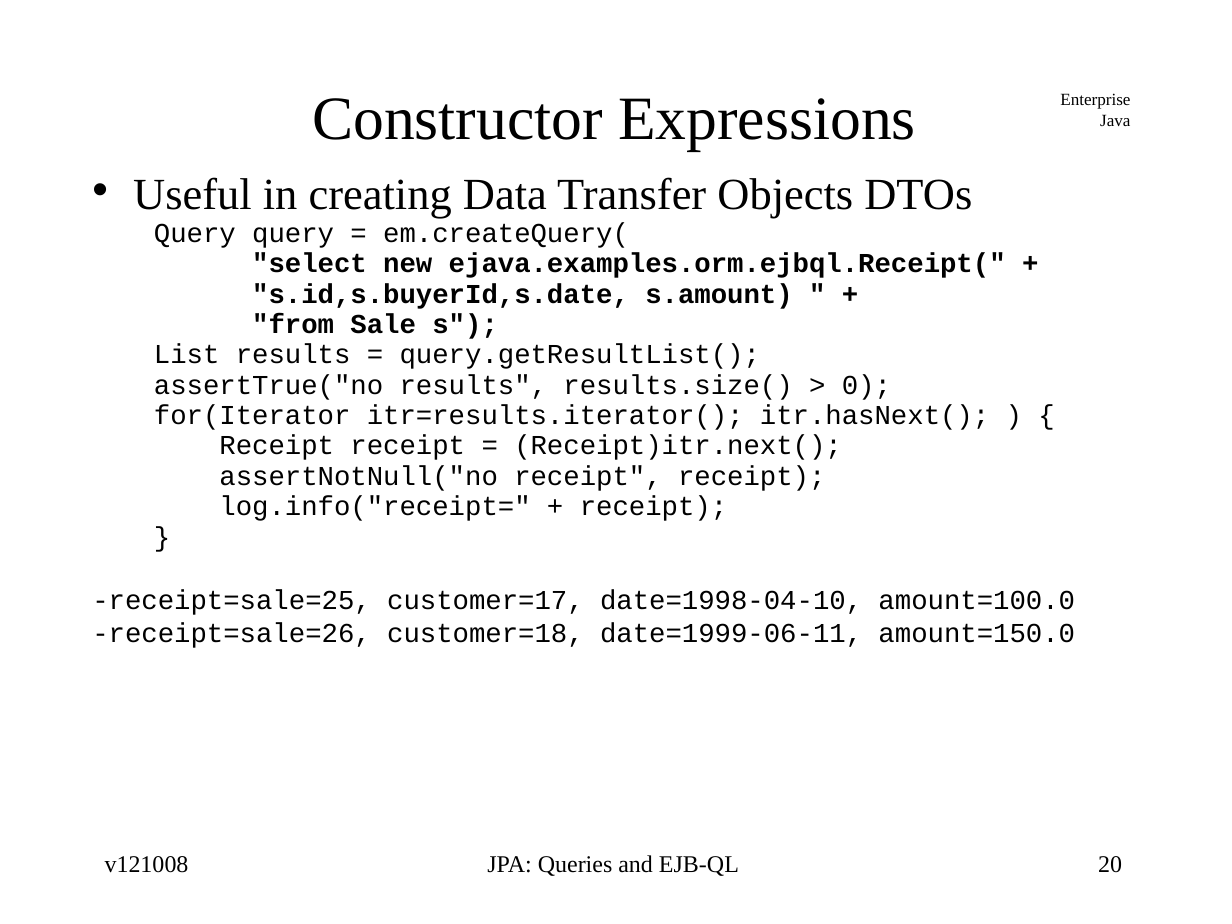
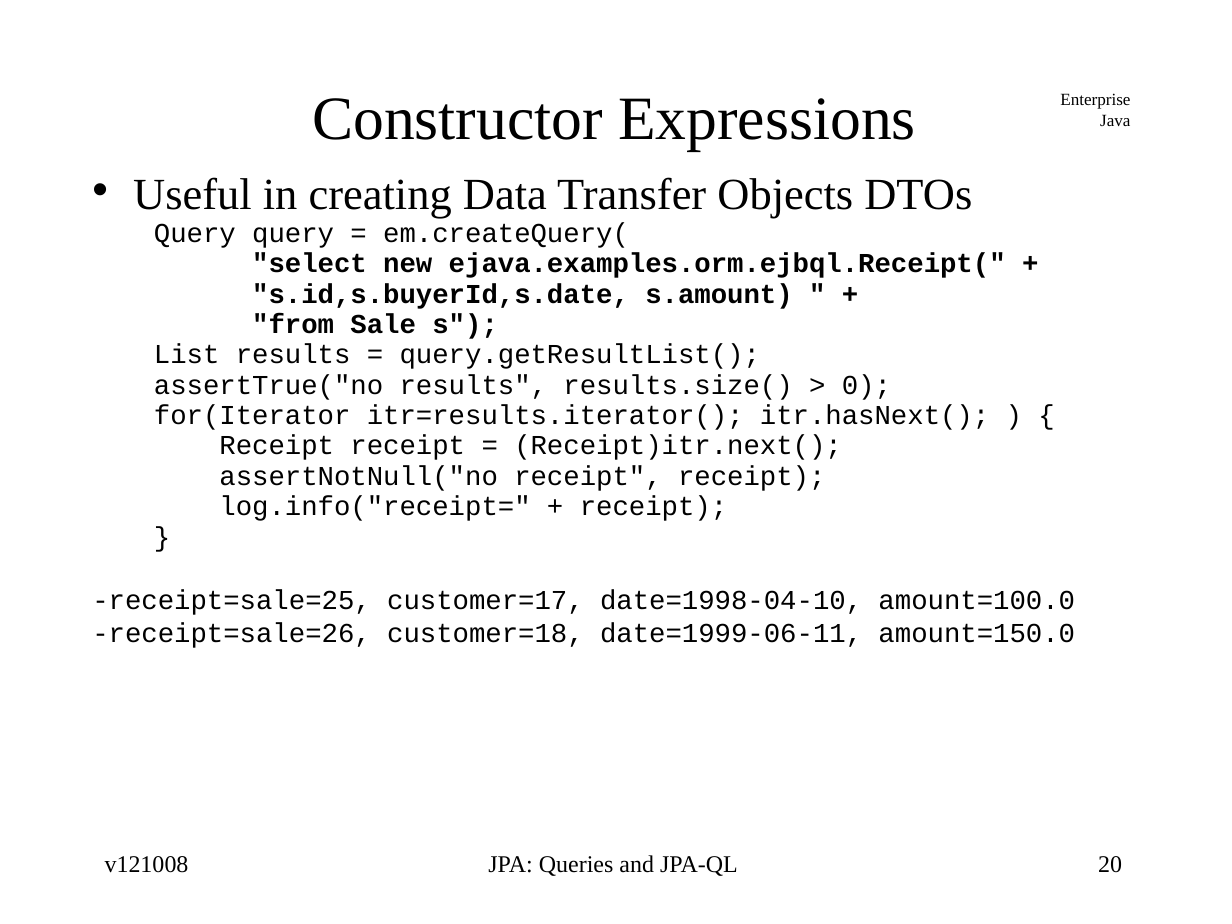
Before and after one commit to jcstaff/ejava-javaee, a slide deck: slide 20 of ormEJBQL/src/site/resources/lectures/ormJPAQL.ppt. Drawn at 1232x924 pixels with LibreOffice and Linux fonts; fonts in the diff are those of the drawing. Boxes give left, top, right and bottom in pixels: in the first picture for what was removed or moved away, otherwise in the second. Text is boxed around its words. In the diff, an @@ line names an element or a change of style, - is before the commit and + after.

```diff
--- a/ormEJBQL/src/site/resources/lectures/ormJPAQL.ppt
+++ b/ormEJBQL/src/site/resources/lectures/ormJPAQL.ppt
@@ text at (488, 855, 738, 876): text changed @@
-JPA: Queries and EJB-QL
+JPA: Queries and JPA-QL
```
Also in this commit, not shown: 55 other slides changed, 1 other file.
